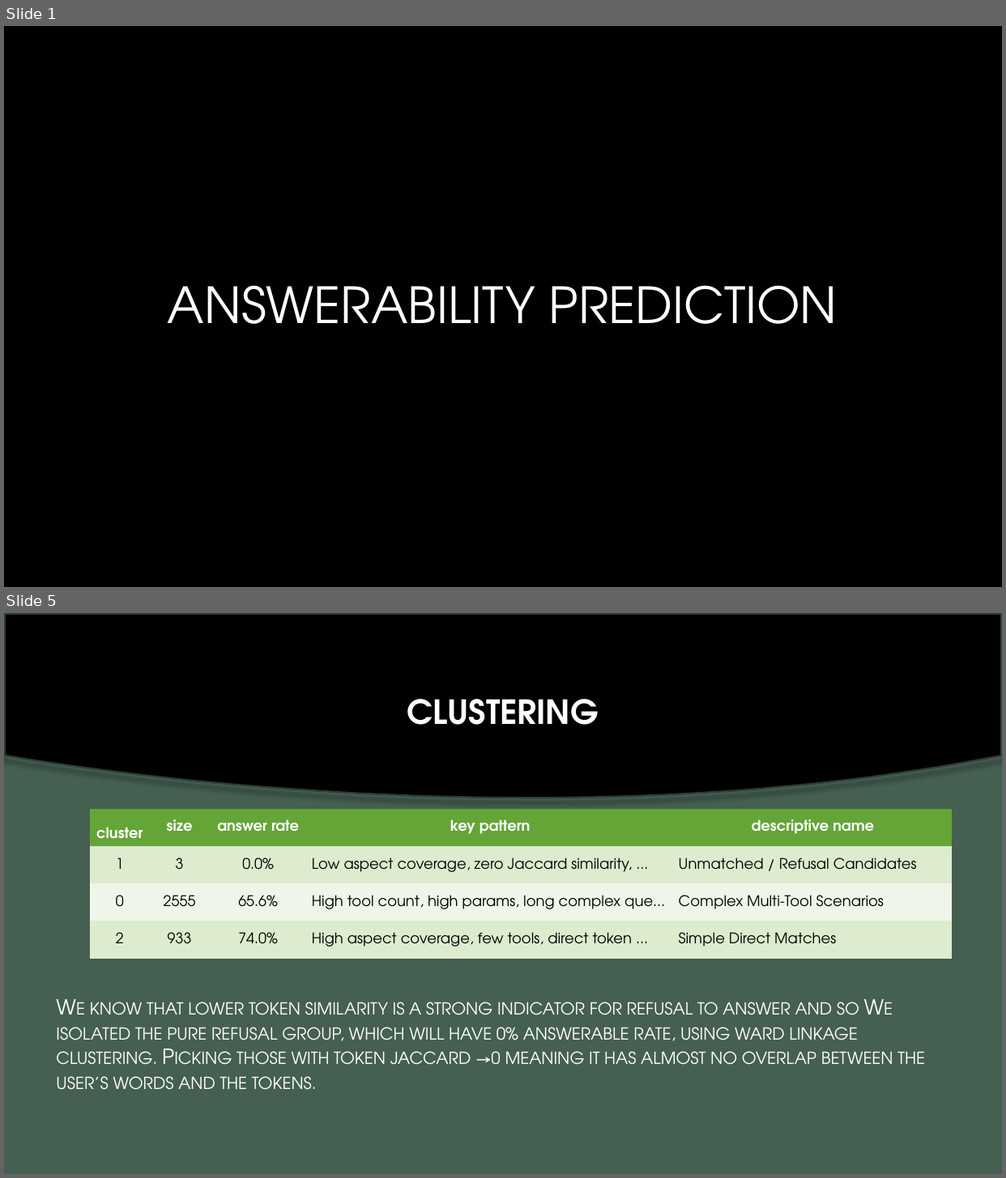
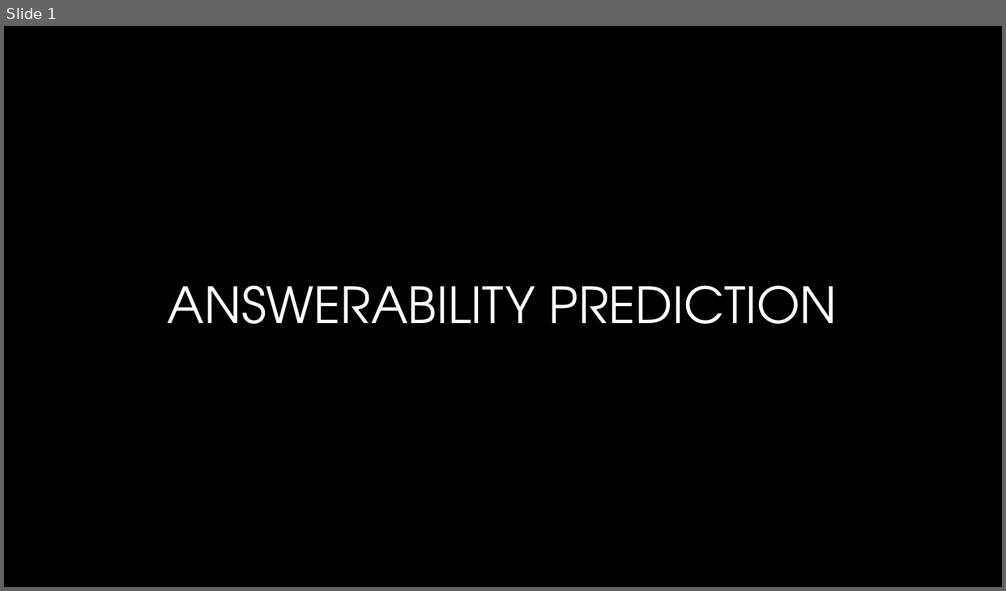
Before and after one commit to lanashmuz/machine_learning_exe1, a slide deck: exe2/presentation.pptx. Shown one above the other, each under a label of ours: slides 1 and 5 before the commit, slide 1 after it; the slides between them are not shown. The pictures are 1006x1178 and 1006x591 pixels, drawn with LibreOffice and Linux fonts; fonts in the diff are those of the drawing; background and template pictures are left out. Boxes give left, top, right and bottom in pixels: in the first picture for what was removed or moved away, otherwise in the second. Text is boxed around its words. In the diff, an @@ line names an element or a change of style, - is before the commit and + after.

```diff
--- a/exe2/presentation.pptx
+++ b/exe2/presentation.pptx
@@ slide 5 removed at <box>4,613,1002,1174</box>, background picture (left out) @@
@@ rectangle removed at <box>4,613,1002,1174</box> @@
@@ freeform shape removed at <box>4,613,1002,798</box> @@
@@ title removed at <box>407,699,599,725</box> @@
-CLUSTERING
@@ table removed at <box>90,809,953,961</box>, 4 rows, 5 columns @@
-cluster | size | answer rate | key pattern | descriptive name
-1 | 3 | 0.0% | Low aspect coverage, zero Jaccard similarity, ... | Unmatched / Refusal Candidates
-0 | 2555 | 65.6% | High tool count, high params, long complex que... | Complex Multi-Tool Scenarios
-2 | 933 | 74.0% | High aspect coverage, few tools, direct token ... | Simple Direct Matches
@@ text removed at <box>56,1002,925,1090</box> @@
-We know that lower token similarity is a strong indicator for refusal to answer and so We isolated the pure refusal group, which will have 0% answerable rate, using ward linkage clustering. Picking those with token jaccard →0 meaning it has almost no overlap between the user’s words and the tokens.
```
Also in this commit, not shown: 2 slides changed, 2 other slides removed.
